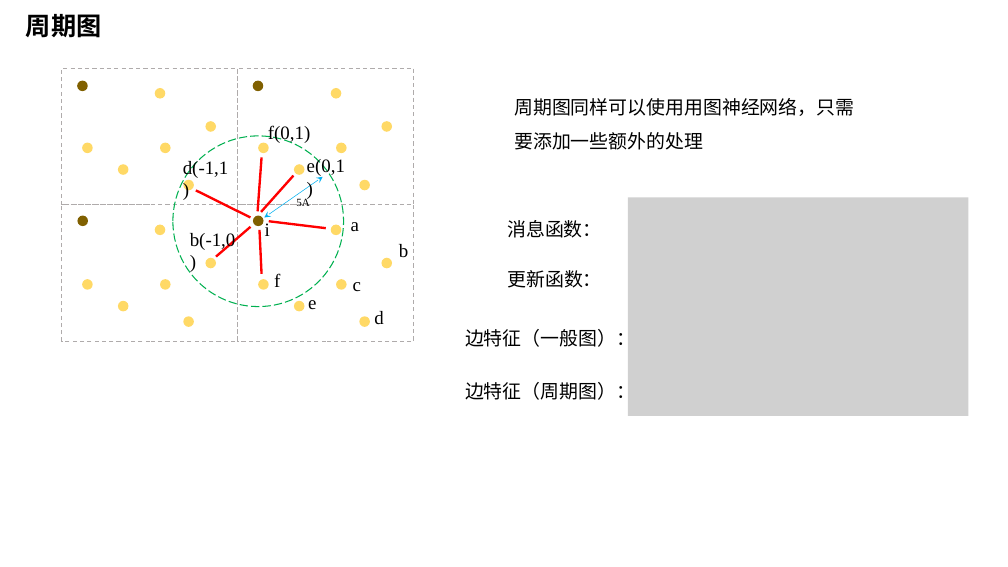
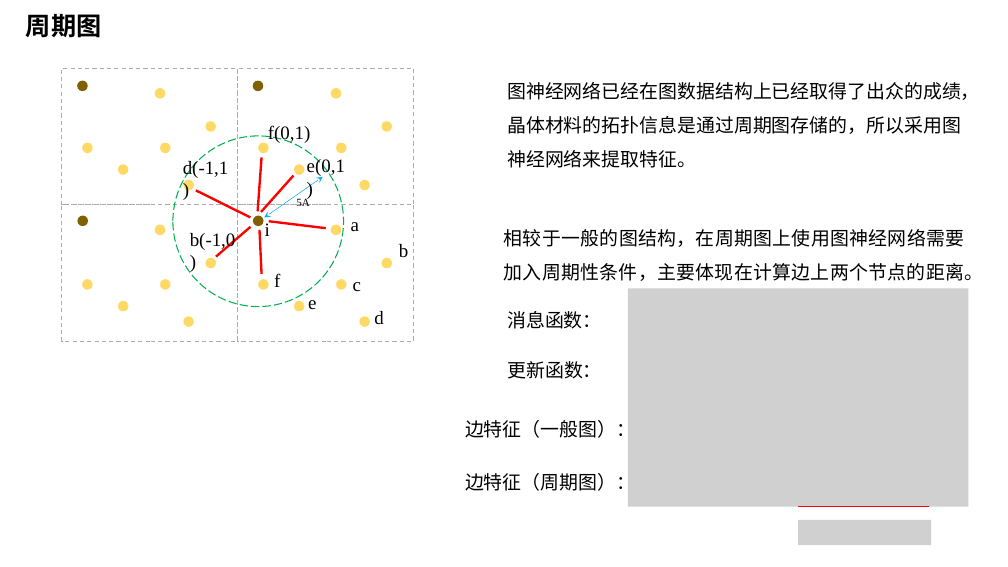
Before and after one commit to TheBestOrNothing-gwh/weekly, a slide deck: slide 4 of COFs属性预测.pptx (slide 3 before the commit). Drawn at 1008x567 pixels with LibreOffice and Linux fonts; fonts in the diff are those of the drawing; grey boxes stand for pictures. Boxes give left, top, right and bottom in pixels: in the first picture for what was removed or moved away, otherwise in the second. Text is boxed around its words. In the diff, an @@ line names an element or a change of style, - is before the commit and + after.

Commit message:
核心PPT做了一些修改

```diff
--- a/COFs属性预测.pptx
+++ b/COFs属性预测.pptx
@@ text at (507, 82, 980, 168): text changed; font Noto Sans CJK SC to Times New Roman @@
-周期图同样可以使用用图神经网络，只需要添加一些额外的处理
+图神经网络已经在图数据结构上已经取得了出众的成绩，晶体材料的拓扑信息是通过周期图存储的，所以采用图神经网络来提取特征。
@@ text added at (504, 229, 984, 281), 18 pt, text #000000 @@
+相较于一般的图结构，在周期图上使用图神经网络需要加入周期性条件，主要体现在计算边上两个节点的距离。
@@ 4 texts, 1 picture: place and size @@
-4 texts, 1 picture at (465, 197, 969, 416)
+4 texts, 1 picture at (465, 288, 969, 507)
@@ line added from (799, 507) to (929, 507), #FF0000 1.5 pt @@
@@ picture added at (799, 520, 932, 546) @@
```
Also in this commit, not shown: 4 other slides changed, 3 slides added, 1 slide removed, 1 other file.
